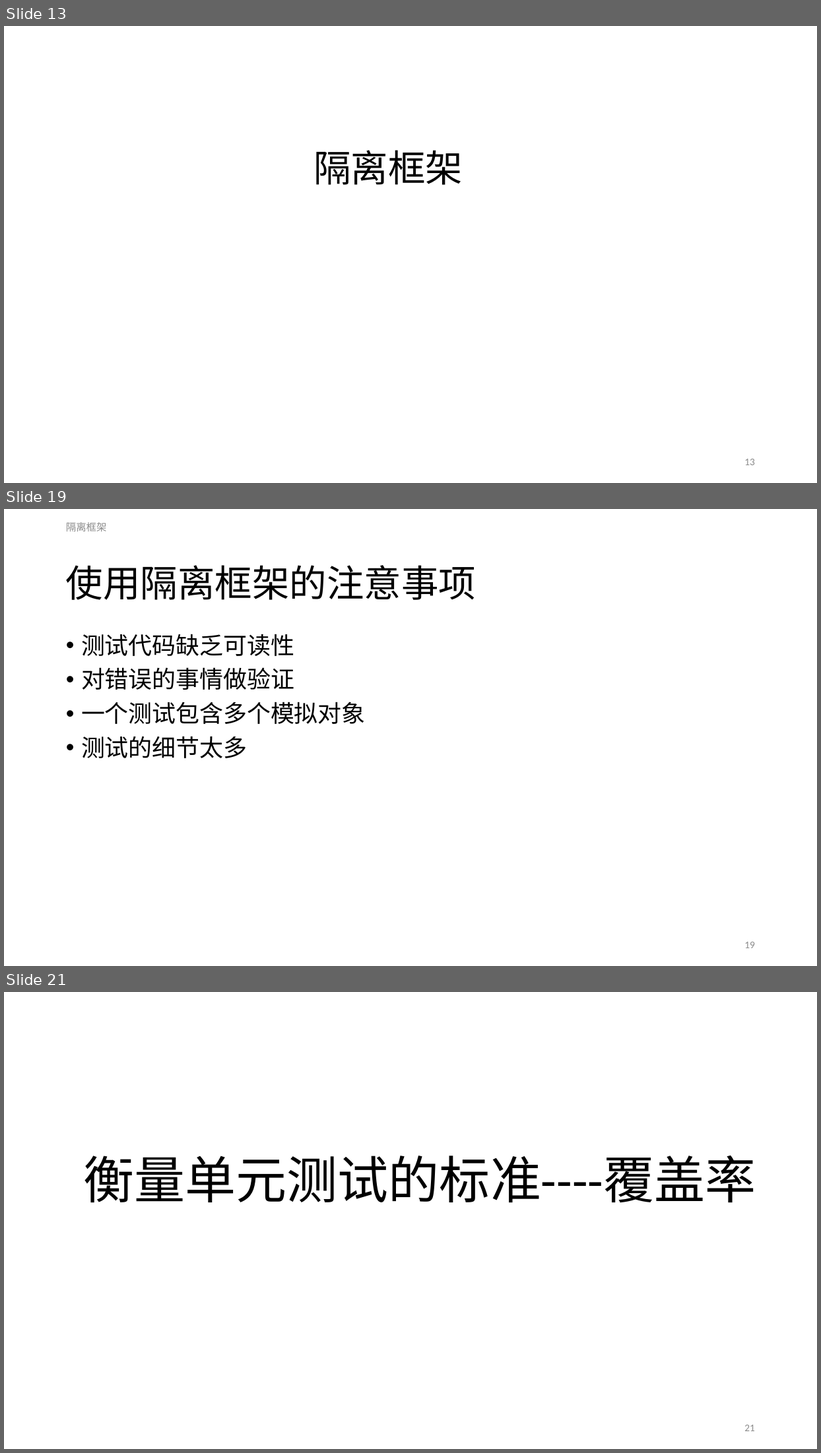
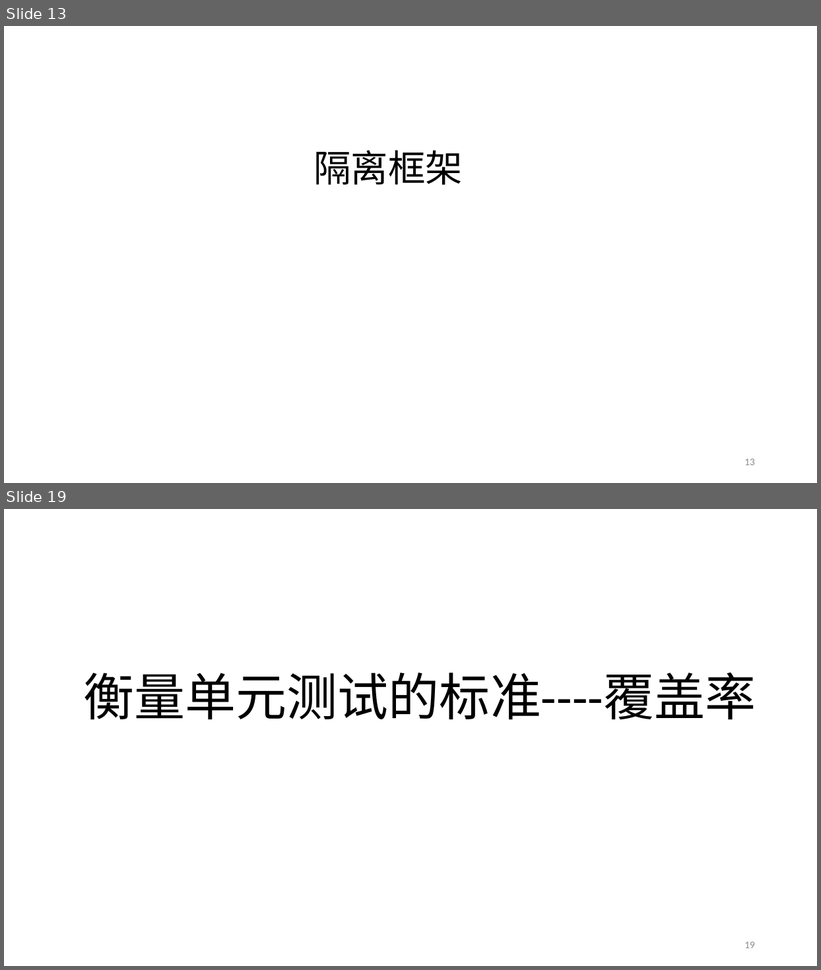
Before and after one commit to ReganHe/SharpUnitTest, a slide deck: MyUnitTest/Document/单元测试.pptx. Shown one above the other, each under a label of ours: slides 13, 19 and 21 before the commit, slides 13 and 19 after it; the slides between them are not shown. The pictures are 821x1453 and 821x970 pixels, drawn with LibreOffice and Linux fonts; fonts in the diff are those of the drawing. Boxes give left, top, right and bottom in pixels: in the first picture for what was removed or moved away, otherwise in the second. Text is boxed around its words. In the diff, an @@ line names an element or a change of style, - is before the commit and + after.

```diff
--- a/MyUnitTest/Document/单元测试.pptx
+++ b/MyUnitTest/Document/单元测试.pptx
@@ slide 19 removed at (x1=4, y1=509, x2=817, y2=966), background #FFFFFF @@
@@ text removed at (x1=66, y1=522, x2=107, y2=531) @@
-隔离框架
@@ title removed at (x1=66, y1=565, x2=476, y2=600) @@
-使用隔离框架的注意事项
@@ text removed at (x1=81, y1=634, x2=366, y2=758) @@
-• 测试代码缺乏可读性
-• 对错误的事情做验证
-• 一个测试包含多个模拟对象
-• 测试的细节太多
@@ page number removed at (x1=745, y1=942, x2=755, y2=949) @@
-19
@@ what was slide 21 is now slide 19 @@
@@ page number at (x1=745, y1=942, x2=755, y2=949): text changed @@
-21
+19
```
Also in this commit, not shown: 7 slides changed, 1 slide added, 2 other slides removed.
